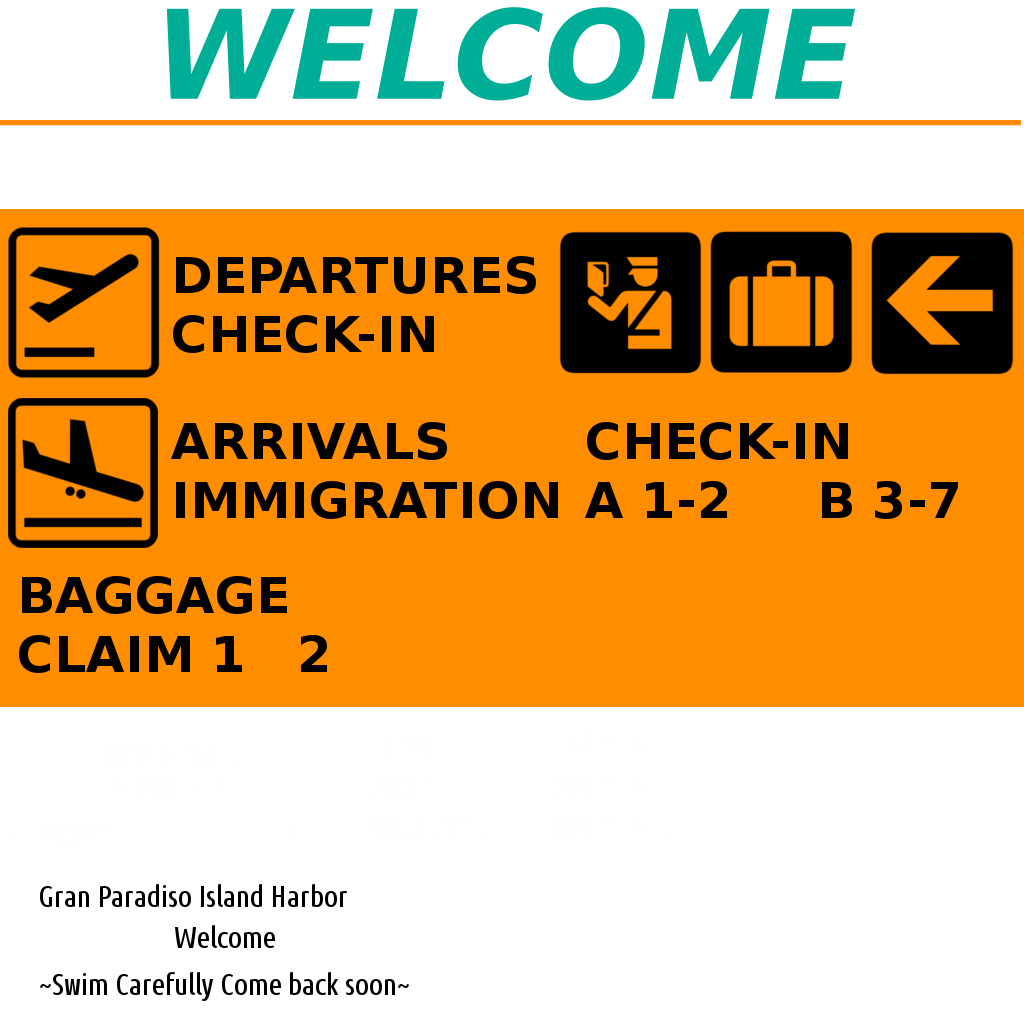
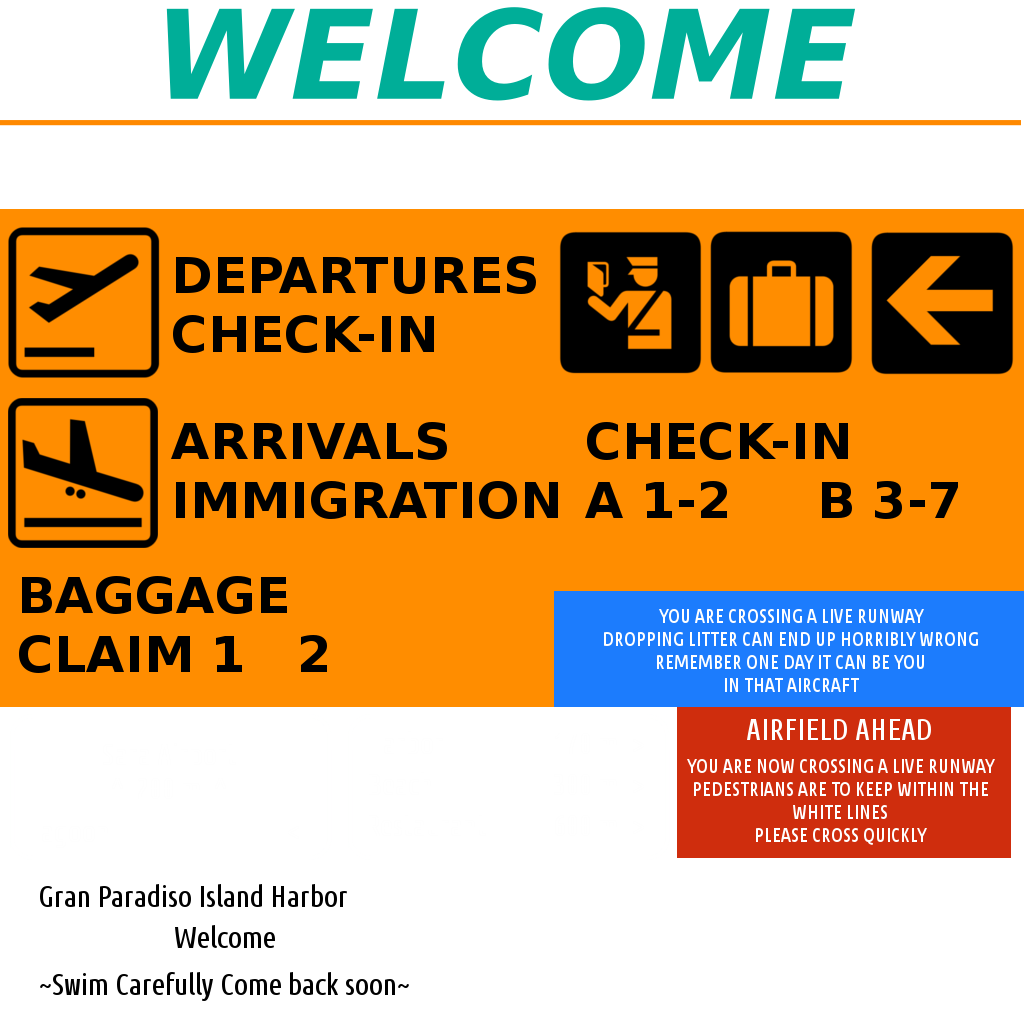
The second 1024 x 1024 image is a revision of the first. Changes to its layers:
added layer "AIRFIELD AHEAD" above "YOU ARE CROSSING A LIVE RUNWAY..." over (747, 719, 931, 740)
added layer "YOU ARE CROSSING A LIVE RUNWAY..." above "YOU ARE NOW CROSSING A LIVE RU..." over (604, 609, 978, 692)
added layer "YOU ARE NOW CROSSING A LIVE RU..." above "Sara Airport ..." over (687, 759, 995, 845)
painted on "Layer #1" over (554, 591, 1024, 858)
